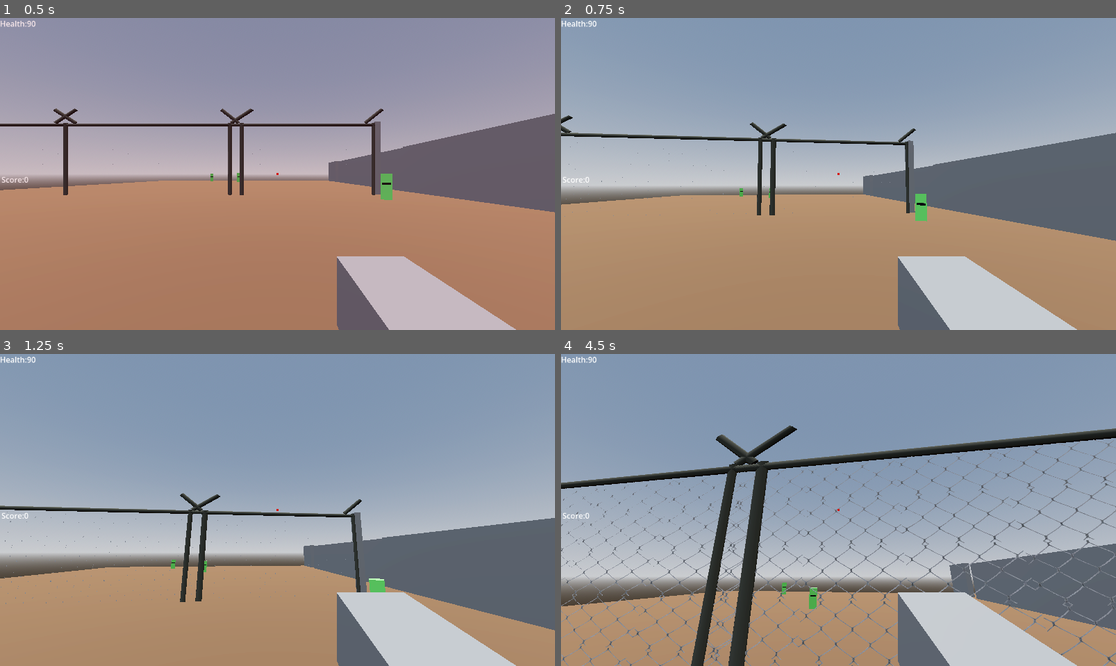
Above: before the commit, frames 1-4 (two rows, left to right).
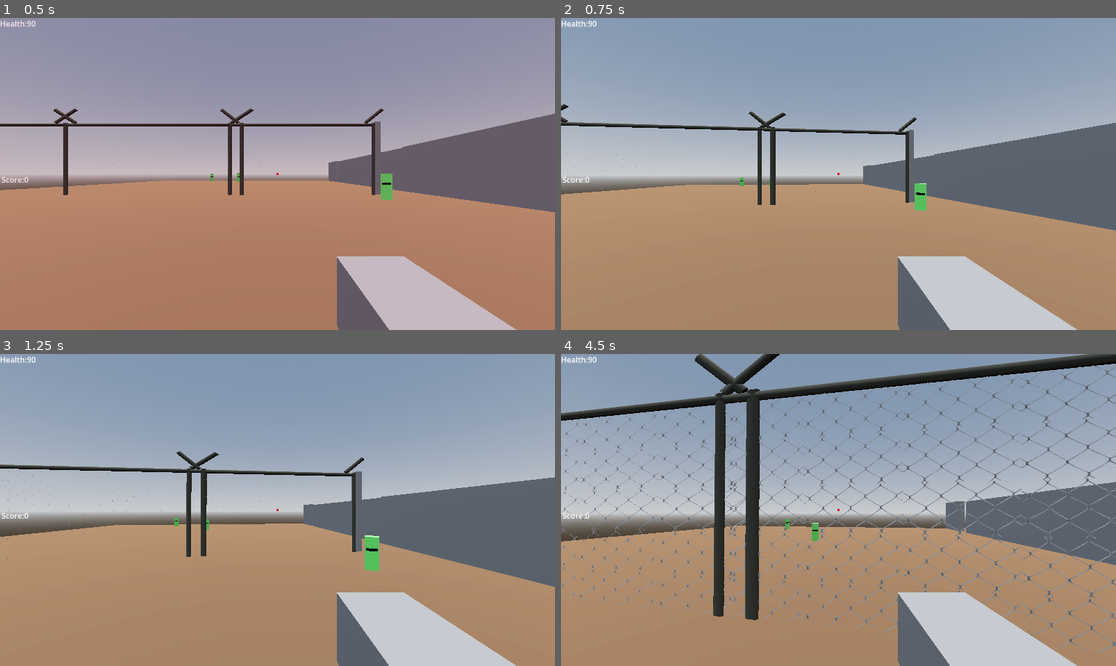
Above: after the commit, the same moments.

Repository: mohsin111111111/pkbg
Game: Godot game, scene res://world.tscn
Same seed, same stepped clock (60 frames per second), same inputs: the game is played once before the commit and once after it.
Inputs (mouse positions are in pixels of both pictures, inside the frame that each line leads up to):
- Up to frame 1 (0.5 s): no input
- Up to frame 2 (0.75 s): tap Enter (ui_accept) at 0.5 s; move the mouse to (866, 174) at 0.52 s; press the mouse at (866, 174) at 0.53 s; hold Up (ui_up) from 0.53 s (still down); tap E (interact) at 0.6 s
- Up to frame 3 (1.25 s): keep holding Up (ui_up); tap Enter (ui_accept) at 0.77 s
- Up to frame 4 (4.5 s): keep holding Up (ui_up); move the mouse to (810, 510) at 1.27 s; release the mouse at (810, 510) at 1.28 s; click (810, 510) at 1.35 s; tap Enter (ui_accept) at 1.52, 3.02, 3.77 s; tap V (melee, bound only after the commit) at 1.55, 2.1, 3.8 s; move the mouse to (849, 503) at 2.02 s; tap E (interact) at 2.3, 4.35 s; move the mouse to (832, 516) at 2.77 s; right-click (832, 516) at 2.85 s; click (832, 516) at 3.05 s; move the mouse to (877, 513) at 3.52 s; hold C (crouch) 3.53-4.28 s; tap R (reload) at 4.15 s; move the mouse to (794, 506) at 4.27 s

Frame 1 is identical in both runs. In frame 2, 8.1% of the frame differs, in the area x 0-100%, y 27-72%; in frame 3, 30%; in frame 4, 53%, in the area x 0-100%, y 0-100%.

Commit message:
made rescue mission to save our teammates

Diff:
--- a/bunker_level.tscn
+++ b/bunker_level.tscn
@@ -12,6 +12,7 @@
 [ext_resource type="Texture2D" uid="uid://cmod1come2sgl" path="res://141-1415085_transparent-lariat-rope-clipart-rope-net-texture-png-removebg-preview.png" id="10_7lkkl"]
 [ext_resource type="Script" uid="uid://b2v3amxdf1hsk" path="res://fuse_box.gd" id="10_8jlhq"]
 [ext_resource type="Script" uid="uid://bxo1luqy60jb2" path="res://stealth_guard.gd" id="11_8jlhq"]
+[ext_resource type="PackedScene" uid="uid://txff4mnxvkge" path="res://hostage.tscn" id="13_jh7cf"]
 
 [sub_resource type="NavigationMesh" id="NavigationMesh_k7oxc"]
 vertices = PackedVector3Array(-22.276123, 0.8708286, 23.494865, -22.276123, 0.8708286, 17.494865, -24.276123, 0.8708286 …(7083 unchanged characters)…
@@ -113,7 +114,7 @@
 material = SubResource("StandardMaterial3D_7xloa")
 
 [node name="SecurityCamera" parent="NavigationRegion3D" unique_id=151747043 instance=ExtResource("2_7xloa")]
-transform = Transform3D(-0.79316384, -0.31594148, -0.5206461, -0.37460092, 0.92715126, 0.0080560455, 0.4801725, 0.20142424, -0.85373485, 24.090591, 5.4510145, 0.15923595)
+transform = Transform3D(-0.79316384, -0.31594148, -0.5206461, -0.37460092, 0.92715126, 0.0080560455, 0.4801725, 0.20142424, -0.85373485, 24.090591, 5.468874, 0.13209772)
 
 [node name="Enemy" parent="NavigationRegion3D" unique_id=520630786 instance=ExtResource("3_3yuak")]
 transform = Transform3D(1.0000001, 0, 0, 0, 1, 0, 0, 0, 1.0000001, 6.198513, 1.495409, -13.03548)
@@ -311,24 +312,24 @@
 size = Vector3(7.5927734, 8.6755295, 0.8831177)
 
 [node name="HididngCrate" type="CSGBox3D" parent="." unique_id=423174964]
-transform = Transform3D(1, 0, 0, 0, 1, 0, 0, 0, 1, -49.690628, 1.181397, 7.198635)
-use_collision = true
-size = Vector3(3, 1.7583008, 2.4799805)
+transform = Transform3D(1, 0, 0, 0, 1, 0, 0, 0, 1, -49.690628, 0.9350388, 7.198635)
+use_collision = true
+size = Vector3(3, 1.4890137, 2.4799805)
 
 [node name="HidingCrate" type="CSGBox3D" parent="." unique_id=944351298]
-transform = Transform3D(1, 0, 0, 0, 1, 0, 0, 0, 1, -70.11646, 1.3326507, 9.191069)
+transform = Transform3D(1, 0, 0, 0, 1, 0, 0, 0, 1, -70.11646, 1.1550303, 9.191069)
 use_collision = true
 size = Vector3(3, 1.8, 2.48)
 
 [node name="HidingCrate2" type="CSGBox3D" parent="." unique_id=819365144]
-transform = Transform3D(1, 0, 0, 0, 1, 0, 0, 0, 1, -37.546967, 1.6413488, 20.85283)
-use_collision = true
-size = Vector3(3, 3.3000488, 2.4799805)
+transform = Transform3D(1, 0, 0, 0, 1, 0, 0, 0, 1, -37.546967, 1.6413488, 20.054369)
+use_collision = true
+size = Vector3(3, 3.3000488, 4.0769043)
 
 [node name="HidingCrate6" type="CSGBox3D" parent="." unique_id=1864261504]
-transform = Transform3D(1, 0, 0, 0, 1, 0, 0, 0, 1, -43.80079, 1.6413488, 16.675205)
-use_collision = true
-size = Vector3(3, 3.3000488, 2.4799805)
+transform = Transform3D(1, 0, 0, 0, 1, 0, 0, 0, 1, -43.40404, 1.5583689, 14.773066)
+use_collision = true
+size = Vector3(3, 3.3000488, 3.1433105)
 
 [node name="HidingCrate5" type="CSGBox3D" parent="." unique_id=1789071957]
 transform = Transform3D(1, 0, 0, 0, 1, 0, 0, 0, 1, -29.983519, 1.7828679, 23.44744)
@@ -336,9 +337,9 @@
 size = Vector3(2.3608398, 2.9612427, 1.8522949)
 
 [node name="HidingCrate3" type="CSGBox3D" parent="." unique_id=288709742]
-transform = Transform3D(1, 0, 0, 0, 1, 0, 0, 0, 1, -54.249077, 1.4677968, 22.106056)
-use_collision = true
-size = Vector3(3, 1.8, 2.48)
+transform = Transform3D(1, 0, 0, 0, 1, 0, 0, 0, 1, -54.249077, 1.3676503, 22.106056)
+use_collision = true
+size = Vector3(3, 1.599707, 2.48)
 
 [node name="HidingCrate4" type="CSGBox3D" parent="." unique_id=550823476]
 transform = Transform3D(1, 0, 0, 0, 1, 0, 0, 0, 1, -54.249077, 1.6115727, 24.407873)
@@ -374,7 +375,7 @@
 size = Vector3(1, 4, 5)
 
 [node name="Windowcut" type="CSGBox3D" parent="Tower" unique_id=731400039]
-transform = Transform3D(1, 0, 0, 0, 1, 0, 0, 0, 1, -6.3036346, 16.794441, -3.1256447)
+transform = Transform3D(1, 0, 0, 0, 1, 0, 0, 0, 1, -6.3036346, 16.794441, 0.57866955)
 operation = 2
 size = Vector3(2.9591064, 4, 5)
 
@@ -440,24 +441,26 @@
 script = ExtResource("11_8jlhq")
 
 [node name="CSGBox3D" type="CSGBox3D" parent="Tower/StealthGuard" unique_id=2025257972]
-transform = Transform3D(1, 0, 0, 0, 1, 0, 0, 0, 1, -30.817467, -14.542175, -0.16723633)
+transform = Transform3D(1, 0, 0, 0, 1, 0, 0, 0, 1, -30.817467, -16.905811, -0.16723633)
 size = Vector3(1.6217041, 5.527466, 2.6655273)
 material = SubResource("StandardMaterial3D_0bt4d")
 
 [node name="CollisionShape3D" type="CollisionShape3D" parent="Tower/StealthGuard" unique_id=229551926]
-transform = Transform3D(1, 0, 0, 0, 1, 0, 0, 0, 1, -30.817467, -14.542175, -0.1502552)
+transform = Transform3D(1, 0, 0, 0, 1, 0, 0, 0, 1, -30.817467, -16.646679, -0.1502552)
 shape = SubResource("BoxShape3D_fcfgm")
 
 [node name="VisionZone" type="Area3D" parent="Tower/StealthGuard" unique_id=1451159546]
+transform = Transform3D(1, 0, 0, 0, 1, 0, 0, 0, 1, 0, -1.517746, 0)
 
 [node name="CollisionShape3D" type="CollisionShape3D" parent="Tower/StealthGuard/VisionZone" unique_id=1592492718]
-transform = Transform3D(1, 0, 0, 0, 1, 0, 0, 0, 1, -30.656425, -13.782957, 8.452045)
+transform = Transform3D(1, 0, 0, 0, 1, 0, 0, 0, 1, -30.656425, -15.349984, 8.452045)
 shape = SubResource("BoxShape3D_84qmt")
 
 [node name="HearingZone" type="Area3D" parent="Tower/StealthGuard" unique_id=32736446]
+transform = Transform3D(1, 0, 0, 0, 1, 0, 0, 0, 1, 0, -6.756897, 0)
 
 [node name="CollisionShape3D" type="CollisionShape3D" parent="Tower/StealthGuard/HearingZone" unique_id=747403298]
-transform = Transform3D(1, 0, 0, 0, 1, 0, 0, 0, 1, -30.328232, -11.362179, 0)
+transform = Transform3D(1, 0, 0, 0, 1, 0, 0, 0, 1, -30.328232, -7.5505915, 0)
 shape = SubResource("SphereShape3D_urkvm")
 
 [node name="MilitaryNet" type="Area3D" parent="." unique_id=1503808000]
@@ -473,6 +476,15 @@
 [node name="DirectionalLight3D" type="DirectionalLight3D" parent="." unique_id=171901907]
 transform = Transform3D(1, 0, 0, 0, 1, 0, 0, 0, 1, -49.213272, 51.195175, -38.43882)
 
+[node name="Hostage" parent="." unique_id=1242521326 instance=ExtResource("13_jh7cf")]
+transform = Transform3D(1, 0, 0, 0, 1, 0, 0, 0, 1, -124.59614, 1.7398067, 23.860735)
+
+[node name="Hostage2" parent="." unique_id=1833236148 instance=ExtResource("13_jh7cf")]
+transform = Transform3D(1, 0, 0, 0, 1, 0, 0, 0, 1, -130.43849, 2.0000002, 24.35139)
+
+[node name="Hostage3" parent="." unique_id=1602094947 instance=ExtResource("13_jh7cf")]
+transform = Transform3D(1, 0, 0, 0, 1, 0, 0, 0, 1, -127.12491, 2, 25.113144)
+
 [connection signal="body_entered" from="Tower/StealthGuard/VisionZone" to="Tower/StealthGuard" method="_on_vision_zone_body_entered"]
 [connection signal="body_entered" from="Tower/StealthGuard/HearingZone" to="Tower/StealthGuard" method="_on_hearing_zone_body_entered"]
 [connection signal="body_exited" from="Tower/StealthGuard/HearingZone" to="Tower/StealthGuard" method="_on_hearing_zone_body_exited"]
--- /dev/null
+++ b/hostage.gd
@@ -0,0 +1,7 @@
+extends Node3D
+var is_rescued = false
+func rescue():
+	if not is_rescued:
+		is_rescued = true
+		print("Hostage Rescued! Team secured.")
+		queue_free()
--- /dev/null
+++ b/hostage.tscn
@@ -0,0 +1,14 @@
+[gd_scene format=3 uid="uid://txff4mnxvkge"]
+
+[ext_resource type="Script" uid="uid://p7svph3h77dx" path="res://hostage.gd" id="1_skgm8"]
+
+[sub_resource type="StandardMaterial3D" id="StandardMaterial3D_6dcq3"]
+albedo_color = Color(0, 0.9846758, 0.9900387, 1)
+
+[node name="Hostage" type="Node3D" unique_id=1242521326]
+script = ExtResource("1_skgm8")
+
+[node name="CSGBox3D" type="CSGBox3D" parent="." unique_id=421470410]
+use_collision = true
+size = Vector3(1.5, 3, 1)
+material = SubResource("StandardMaterial3D_6dcq3")
--- a/player.gd
+++ b/player.gd
@@ -81,6 +81,10 @@
 		fire_weapon()
 	if (Input.is_action_just_pressed("reload") or (Input.is_action_just_pressed("shoot") and current_ammo <= 0)) and current_ammo < max_ammo and not is_reloading:
 		reload_weapon()
+	if Input.is_action_just_pressed("melee") and can_shoot:
+		melee_attack()
+	if Input.is_action_just_pressed("interact"):
+		try_interact()
 	if not is_on_floor():
 		velocity.y -= gravity * delta
 	else:
@@ -123,8 +127,6 @@
 	can_shoot = false
 	current_ammo -= 1
 	update_ammo_text()
-	camera.rotation.x += recoil_amount
-	camera.rotation.x = clamp(camera.rotation.x, deg_to_rad(-90), deg_to_rad(90))
 	var stats = weapon_db[current_weapon]
 	raycast.target_position = Vector3(0,0, stats.range)
 	var original_target = raycast.target_position
@@ -132,17 +134,19 @@
 		var offset = Vector3.ZERO
 		if stats.spread > 0:
 			offset = Vector3(randf_range(-stats.spread, stats.spread), randf_range(-stats.spread, stats.spread), 0)
+			camera.rotation.x += recoil_amount
+			camera.rotation.x = clamp(camera.rotation.x, deg_to_rad(-90), deg_to_rad(90))
 		raycast.target_position = original_target + (offset * original_target.length())
 		raycast.force_raycast_update()
 		if raycast.is_colliding():
 			var hit_object = raycast.get_collider()
-			var distance = global_position.distance_to(hit_object.global_position)
+			#var distance = global_position.distance_to(hit_object.global_position)
 			print("---PULLED TRIGGER---")
 			if hit_object.name == "StealthGuard":
-				if distance < 3.0:
-					print("Silent Takedown! Guard eliminated")
-					hit_object.queue_free()
-				elif current_weapon == WeaponType.SNIPER:
+				#if distance < 3.0:
+					#print("Silent Takedown! Guard eliminated")
+					#hit_object.queue_free()
+				if current_weapon == WeaponType.SNIPER:
 					print("Sniper Assasination! Guard eliminated cleanly.")
 					hit_object.queue_free()
 				else:
@@ -187,3 +191,33 @@
 	if health > 100:
 		health = 100
 	health_text.text = "Health: " + str(health)
+
+func try_interact():
+	var original_target = raycast.target_position
+	raycast.target_position = Vector3(0, 0, -3.0)
+	raycast.force_raycast_update()
+	if raycast.is_colliding():
+		var target = raycast.get_collider()
+		if target.has_method("rescue"):
+			target.rescue()
+			add_score(100)
+			print("Interaction Success!")
+	raycast.target_position = original_target
+
+func melee_attack():
+	can_shoot = false
+	print("Swung Knife!")
+	var original_target = raycast.target_position
+	raycast.target_position = Vector3(0, 0, -2.5)
+	raycast.force_raycast_update()
+	if raycast.is_colliding():
+		var target = raycast.get_collider()
+		if target.name == "StealthGuard":
+			print("Knife Execution! Guard eliminated silently.")
+			target.queue_free()
+		elif target.has_method("take_damage"):
+			print("Stabbed ", target.name, " for 50 damage!")
+			target.take_damage(50)
+	raycast.target_position = original_target
+	await get_tree().create_timer(0.5).timeout
+	can_shoot = true
--- a/player.tscn
+++ b/player.tscn
@@ -21,7 +21,6 @@
 [node name="RayCast3D" type="RayCast3D" parent="Camera3D" unique_id=1775160092]
 target_position = Vector3(0, 0, -50)
 collision_mask = 7
-collide_with_areas = true
 
 [node name="MeshInstance3D" type="MeshInstance3D" parent="Camera3D" unique_id=1481594176]
 transform = Transform3D(1, 0, 0, 0, -4.371139e-08, 1, 0, -1, -4.371139e-08, 0.4128424, -0.51691437, -0.6042544)
--- a/project.godot
+++ b/project.godot
@@ -82,6 +82,7 @@
 interact={
 "deadzone": 0.2,
 "events": [Object(InputEventKey,"resource_local_to_scene":false,"resource_name":"","device":-1,"window_id":0,"alt_press …(192 unchanged characters)…
+, Object(InputEventKey,"resource_local_to_scene":false,"resource_name":"","device":-1,"window_id":0,"alt_pressed":false,"shift_pressed":false,"ctrl_pressed":false,"meta_pressed":false,"pressed":false,"keycode":0,"physical_keycode":69,"key_label":0,"unicode":101,"location":0,"echo":false,"script":null)
 ]
 }
 weapon_1={
@@ -104,6 +105,11 @@
 "events": [Object(InputEventKey,"resource_local_to_scene":false,"resource_name":"","device":-1,"window_id":0,"alt_press …(191 unchanged characters)…
 ]
 }
+melee={
+"deadzone": 0.2,
+"events": [Object(InputEventKey,"resource_local_to_scene":false,"resource_name":"","device":-1,"window_id":0,"alt_pressed":false,"shift_pressed":false,"ctrl_pressed":false,"meta_pressed":false,"pressed":false,"keycode":0,"physical_keycode":86,"key_label":0,"unicode":118,"location":0,"echo":false,"script":null)
+]
+}
 
 [physics]
 
--- a/security_camera.tscn
+++ b/security_camera.tscn
@@ -6,7 +6,7 @@
 albedo_color = Color(0.75686276, 0.84313726, 0.87058824, 1)
 
 [sub_resource type="BoxShape3D" id="BoxShape3D_ic0dy"]
-size = Vector3(0.64733887, 0.10443115, 0.19859314)
+size = Vector3(0.8, 0.104, 0.2)
 
 [sub_resource type="BoxShape3D" id="BoxShape3D_snius"]
 size = Vector3(15, 4.017, 6.24)
@@ -16,6 +16,7 @@
 
 [node name="CSGBox3D" type="CSGBox3D" parent="." unique_id=1619171725]
 transform = Transform3D(1, 0, 0, 0, 1, 0, 0, 0, 1, 0.23278809, 0.22777939, 0.18207419)
+use_collision = true
 size = Vector3(0.8239746, 0.19425201, 0.28276134)
 material = SubResource("StandardMaterial3D_snius")
 
Not shown, added: hostage.gd.uid
